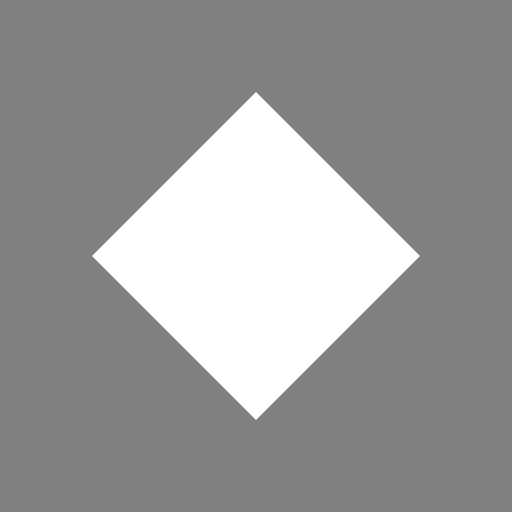
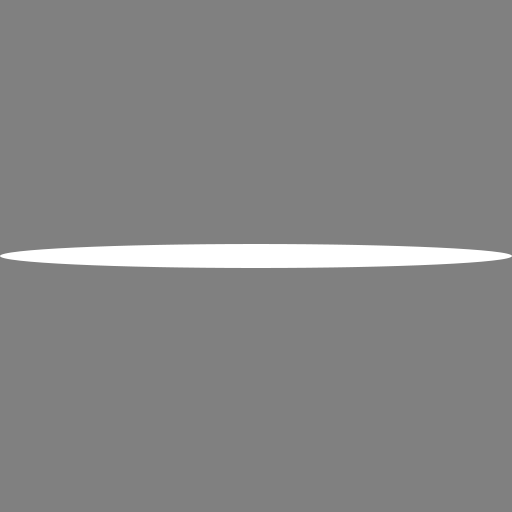
Revision of a layered 512x512 image; what changed, layer by layer:
added group "HOLD GLOW" with 2 layers above "SWIPE" over [0, 244, 512, 268]
added layer "FOREGROUND" (1st of 3, in "HOLD GLOW") in group "HOLD GLOW" over [0, 244, 512, 268]
hid group "SLIDE" (2 layers) over [92, 92, 420, 420]
